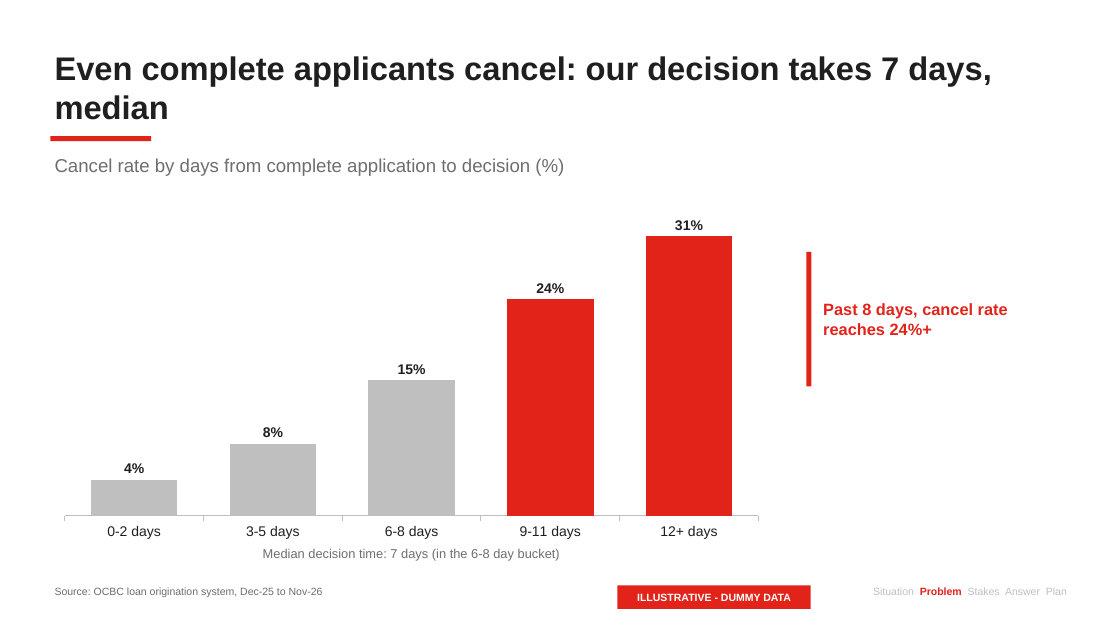
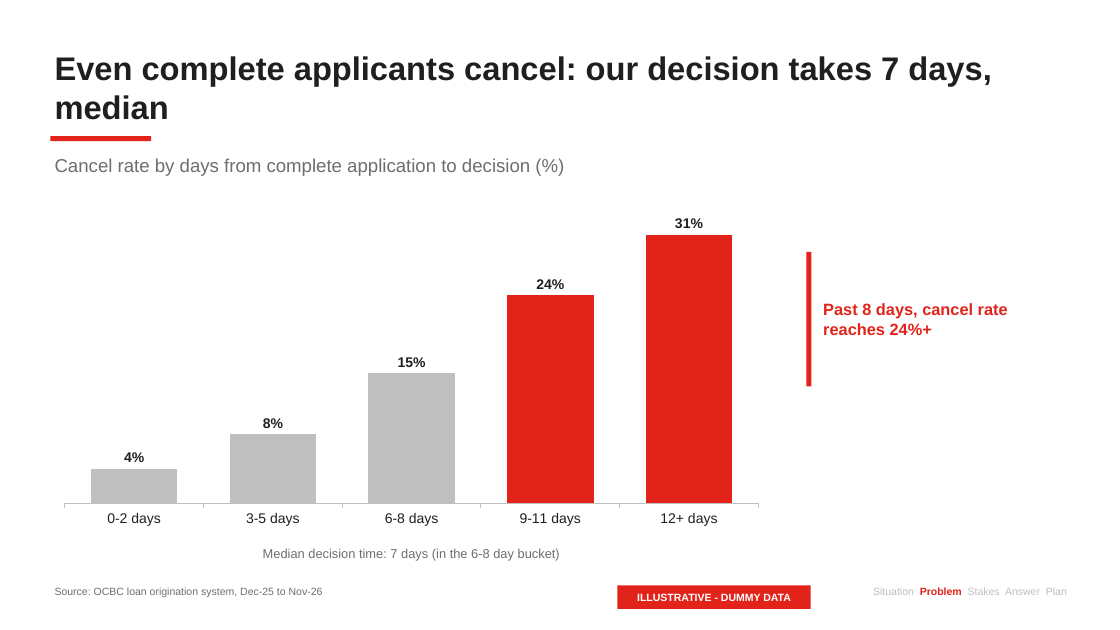
Before and after one commit to Mamel-lop/pstack-loki, a slide deck: slide 6 of decks/ocbc-unsecured-pl/deck.pptx. Drawn at 1120x630 pixels with LibreOffice and Linux fonts; fonts in the diff are those of the drawing. Boxes give left, top, right and bottom in pixels: in the first picture for what was removed or moved away, otherwise in the second. Text is boxed around its words. In the diff, an @@ line names an element or a change of style, - is before the commit and + after.

```diff
--- a/decks/ocbc-unsecured-pl/deck.pptx
+++ b/decks/ocbc-unsecured-pl/deck.pptx
@@ column chart: place and size @@
-column chart at bbox=[50, 193, 773, 546]
+column chart at bbox=[50, 193, 773, 534]
```
Also in this commit, not shown: 4 other slides changed, 11 other files.
